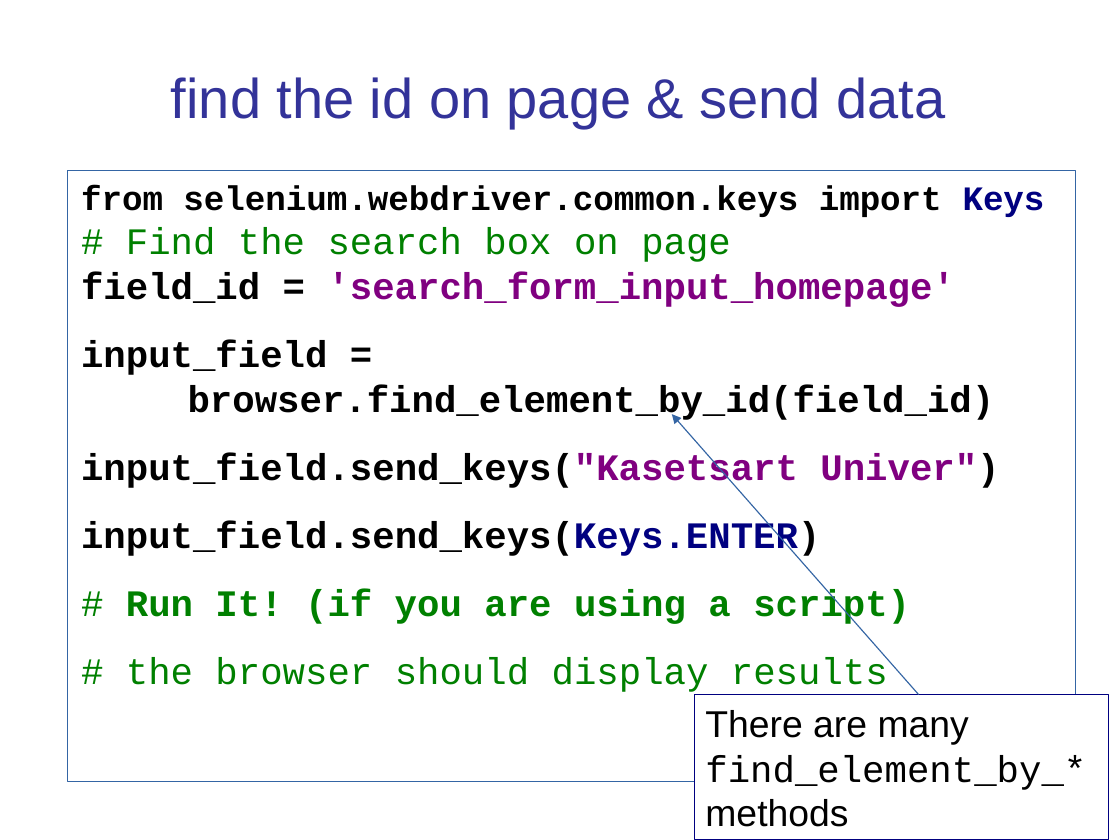
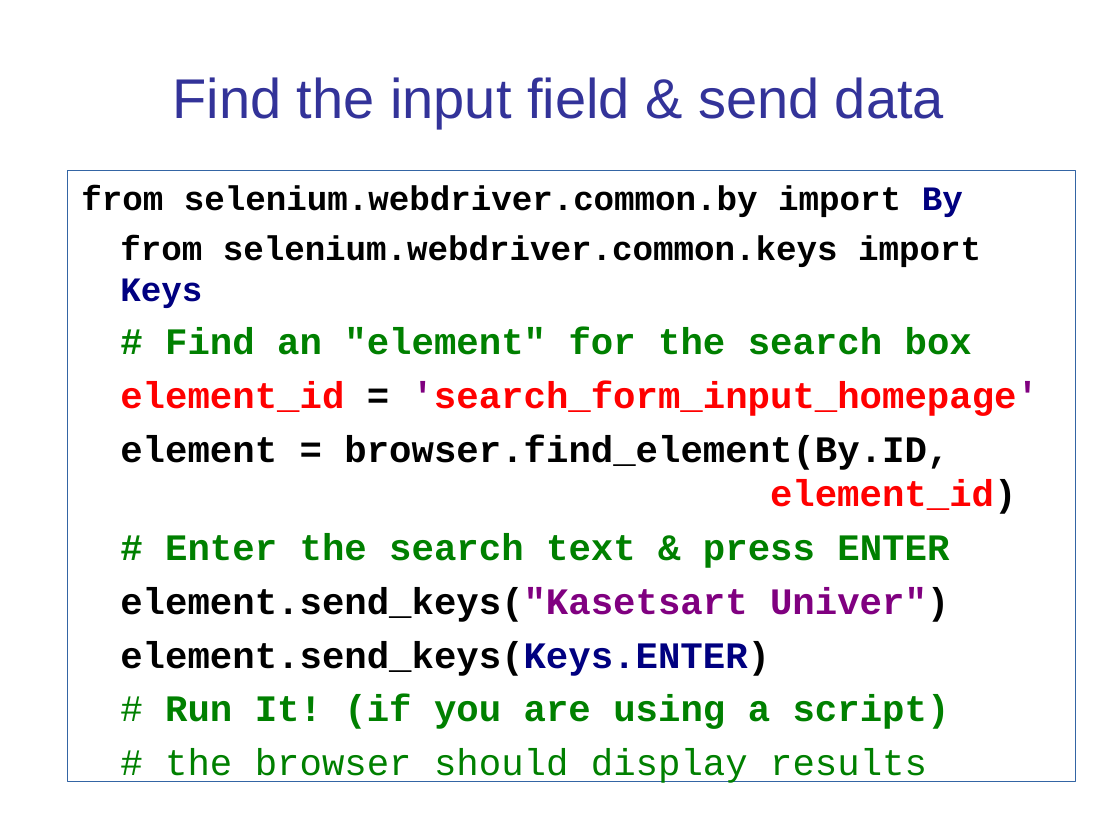
Before and after one commit to cpske/ISP, a slide deck: slide 7 of testing/SeleniumExercise.ppt. Drawn at 1120x840 pixels with LibreOffice and Linux fonts; fonts in the diff are those of the drawing. Boxes give left, top, right and bottom in pixels: in the first picture for what was removed or moved away, otherwise in the second. Text is boxed around its words. In the diff, an @@ line names an element or a change of style, - is before the commit and + after.

Commit message:
update selenium intro for Selenium 4.6

```diff
--- a/testing/SeleniumExercise.ppt
+++ b/testing/SeleniumExercise.ppt
@@ title at (173,77,944,127): text changed @@
-find the id on page & send data
+Find the input field & send data
@@ text at (81,185,963,217): paragraph added @@
+from selenium.webdriver.common.by import By
@@ text at (120,235,981,783): indent changed; more space between paragraphs; less space between paragraphs @@
@@ text at (120,328,1039,676): text changed @@
-# Find the search box on page
-field_id = 'search_form_input_homepage'
-input_field =
-browser.find_element_by_id(field_id)
-input_field.send_keys("Kasetsart Univer")
-input_field.send_keys(Keys.ENTER)
+# Find an "element" for the search box
+element_id = 'search_form_input_homepage'
+element = browser.find_element(By.ID,
+element_id)
+# Enter the search text & press ENTER
+element.send_keys("Kasetsart Univer")
+element.send_keys(Keys.ENTER)
@@ arrow removed from (918, 694) to (672, 414) @@
@@ rectangle removed at (694,694,1109,840) @@
-There are many find_element_by_* methods
```
Also in this commit, not shown: 10 other slides changed, 3 slides added, 2 slides removed, 2 other files.
